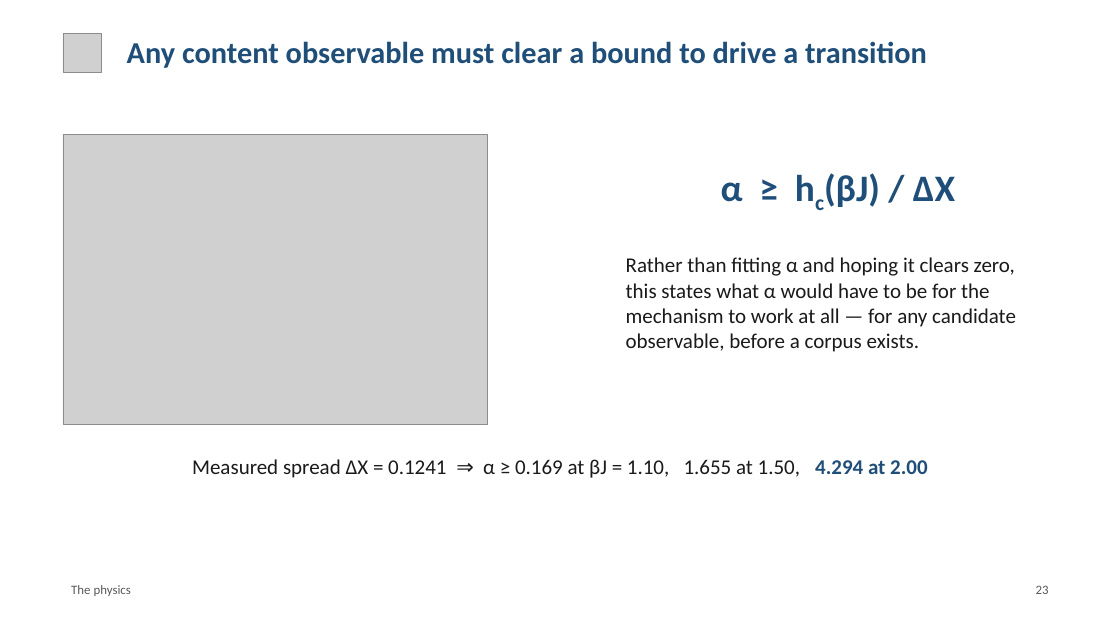
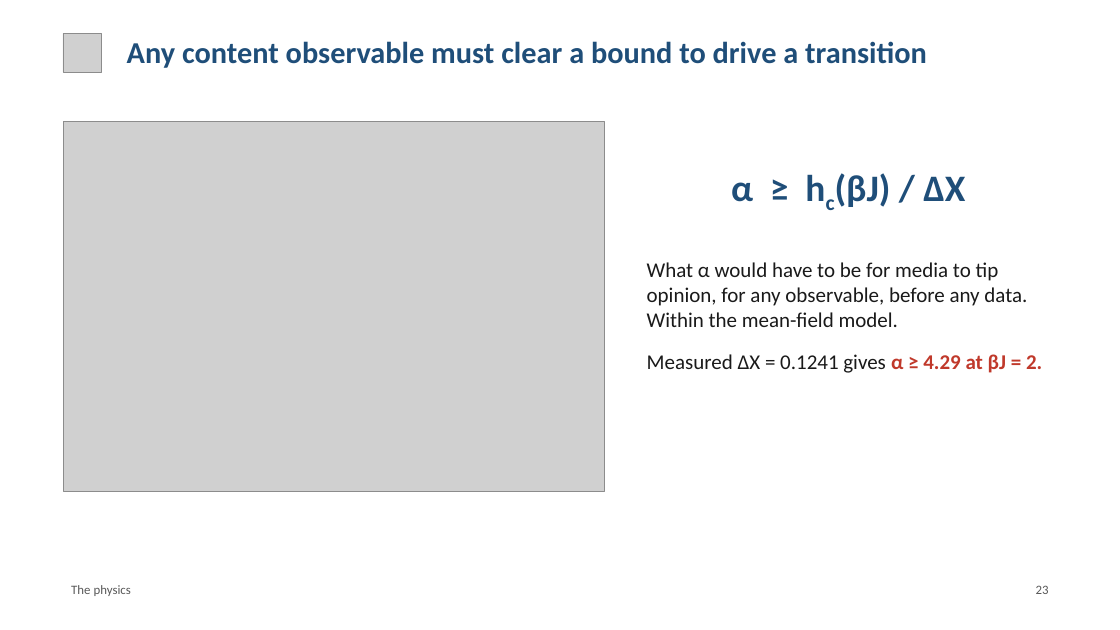
Before and after one commit to brn-mwai/monarch, a slide deck: slide 23 of docs/defence/Monarch_Defence.pptx. Drawn at 1120x630 pixels with LibreOffice and Linux fonts; fonts in the diff are those of the drawing; grey boxes stand for pictures. Boxes give left, top, right and bottom in pixels: in the first picture for what was removed or moved away, otherwise in the second. Text is boxed around its words. In the diff, an @@ line names an element or a change of style, - is before the commit and + after.

```diff
--- a/docs/defence/Monarch_Defence.pptx
+++ b/docs/defence/Monarch_Defence.pptx
@@ picture: place and size @@
-picture at box(63, 134, 487, 424)
+picture at box(63, 122, 604, 492)
@@ text "α ≥ hc(βJ) / ΔX": place and size @@
-text "α ≥ hc(βJ) / ΔX" at box(721, 173, 955, 207)
+text "α ≥ hc(βJ) / ΔX" at box(731, 173, 965, 207)
@@ text at box(647, 262, 1042, 373): text changed @@
-Rather than fitting α and hoping it clears zero, this states what α would have to be for the mechanism to work at all — for any candidate observable, before a corpus exists.
+What α would have to be for media to tip opinion, for any observable, before any data. Within the mean-field model.
+Measured ΔX = 0.1241 gives α ≥ 4.29 at βJ = 2.
@@ text removed at box(192, 459, 927, 478) @@
-Measured spread ΔX = 0.1241 ⇒ α ≥ 0.169 at βJ = 1.10, 1.655 at 1.50, 4.294 at 2.00
```
Also in this commit, not shown: 12 other slides changed, 3 other files.
